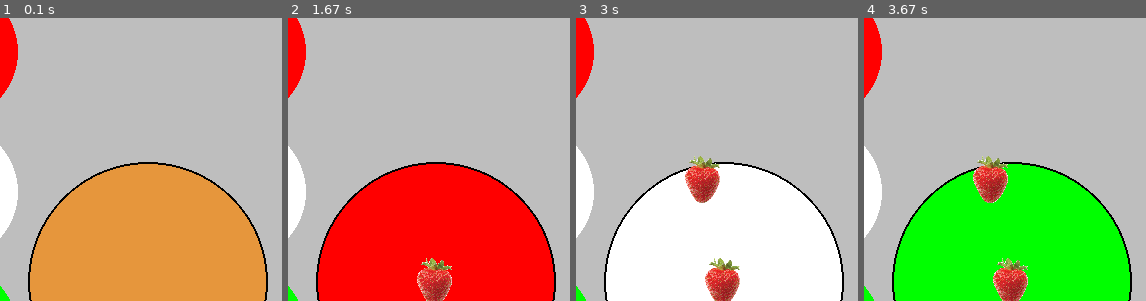
Above: before the commit, frames 1-4 (left to right).
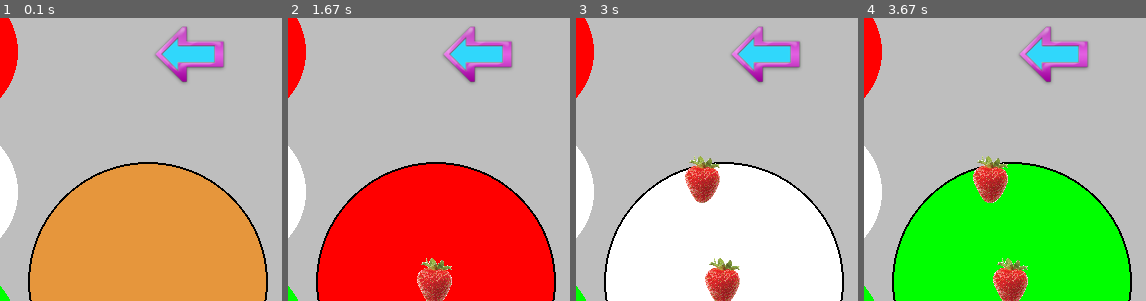
Above: after the commit, the same moments.

Repository: bennorth/cake-decoration-in-pygame
Game: pygame game, started from cake.py
Two runs of this game, one before a commit and one after it. Both use one fixed random seed, a clock stepped at 60 frames per second and the inputs below.
Inputs (mouse positions are % of the whole screen's width and height, from its top left):
- Up to frame 1 (0.1 s): no input
- Up to frame 2 (1.67 s): click (49, 53) at 0.38 s; click (23, 54) at 0.72 s; click (16, 78) at 1.05 s; click (21, 14) at 1.38 s
- Up to frame 3 (3 s): click (24, 32) at 1.72 s; click (50, 64) at 2.05 s; click (45, 35) at 2.38 s
- Up to frame 4 (3.67 s): click (86, 81) at 3.22 s; click (14, 63) at 3.55 s
The pictures show only the part of the screen within x 23-73%, y 6-56%; the shares and areas given below are measured in that part.

The runs differ from the first frame. In frame 1, 2.7% of the frame differs, in the area x 54-80%, y 2-23%; in frame 2, 2.7%; in frame 3, 2.7%; in frame 4, 2.7%.

Commit message:
add pink 'back' arrow
Not yet functional.

Diff:
--- a/cake.py
+++ b/cake.py
@@ -25,6 +25,9 @@
 
 chocolate_chips = pygame.image.load('awesomechocochips.png')
 chocolate_chips.convert_alpha()
+
+back_arrow = pygame.image.load('awesomepinkarrow.png')
+back_arrow.convert_alpha()
 
 decoration_menu = [strawberry, marshmallows, sprinkles, jellybeans, chocolate_chips]
 
@@ -101,6 +104,8 @@
         x, y, picture = decoration
         screen.blit(picture, (x, y))
 
+    screen.blit(back_arrow, (300, 30))
+
     for i in range(len(icing_colours)):
         pygame.draw.circle(screen, pygame.Color(icing_colours[i]), (100, icing_places[i]), 70)
 
Binary file added: awesomepinkarrow.png
